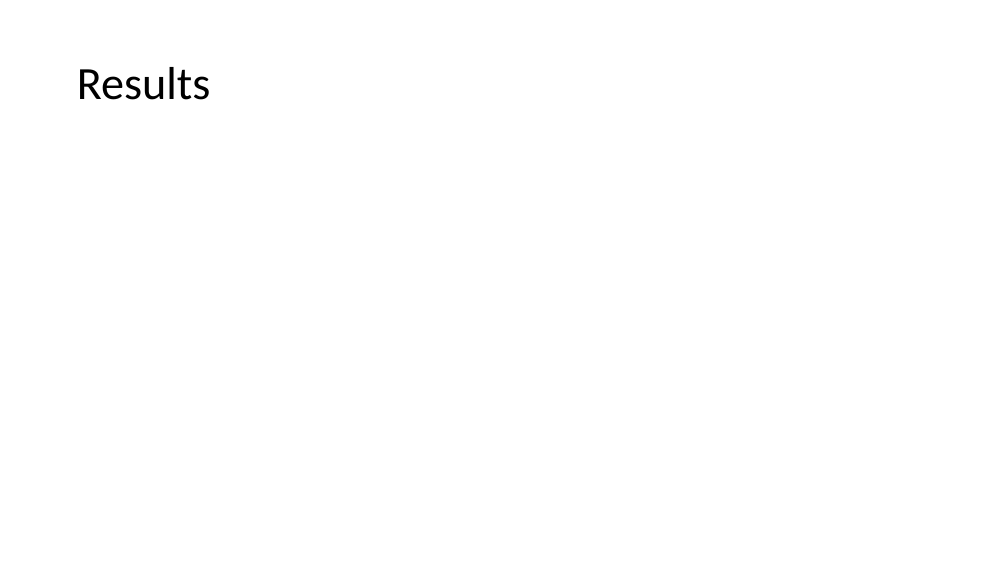
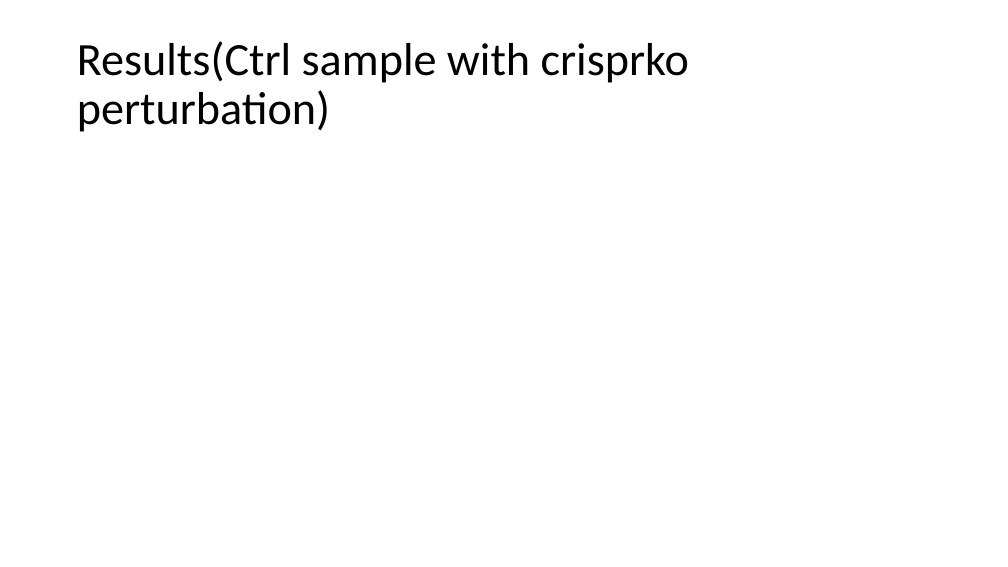
Before and after one commit to boabangf/GNN_RL_gene_trajectory_perturbation, a slide deck: slide 11 of ppt slides for omic codeathon (1).pptx (slide 12 before the commit). Drawn at 1008x567 pixels with LibreOffice and Linux fonts; fonts in the diff are those of the drawing. Boxes give left, top, right and bottom in pixels: in the first picture for what was removed or moved away, otherwise in the second. Text is boxed around its words. In the diff, an @@ line names an element or a change of style, - is before the commit and + after.

```diff
--- a/ppt slides for omic codeathon (1).pptx
+++ b/ppt slides for omic codeathon (1).pptx
@@ title at box(77, 41, 689, 132): text changed @@
-Results
+Results(Ctrl sample with crisprko perturbation)
```
Also in this commit, not shown: 5 other slides changed, 2 slides added, 2 slides removed.
